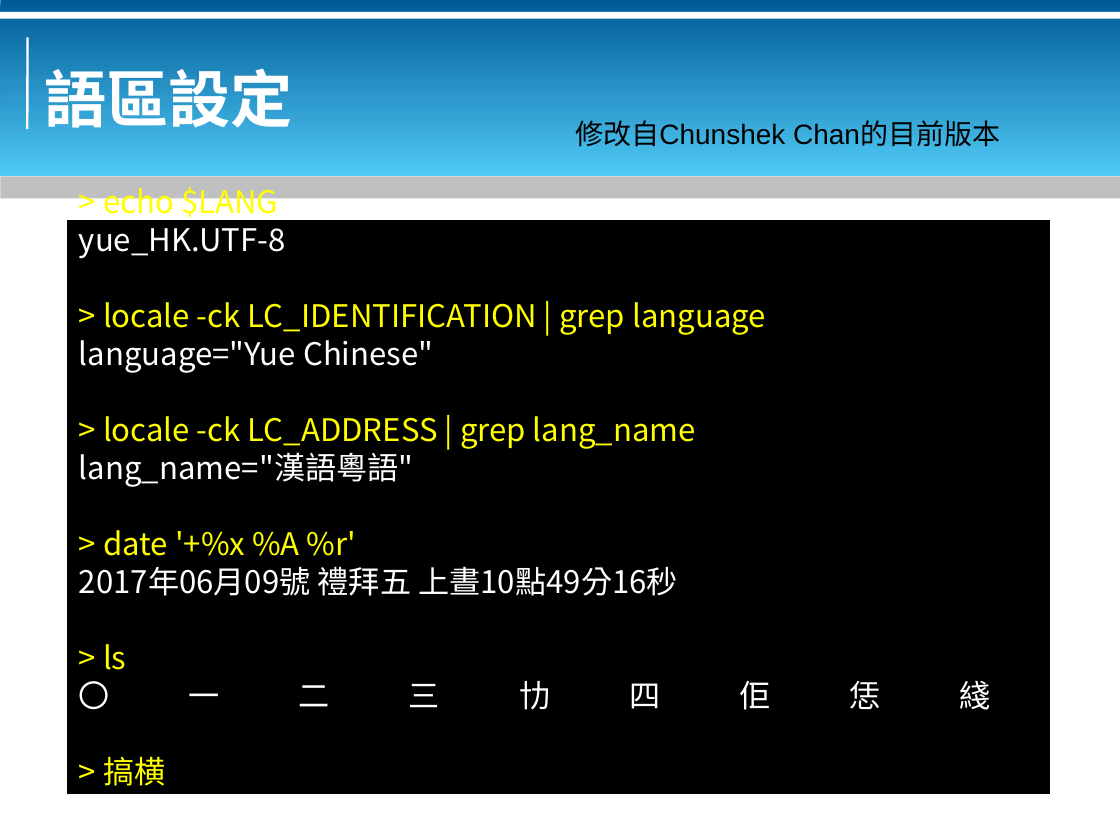
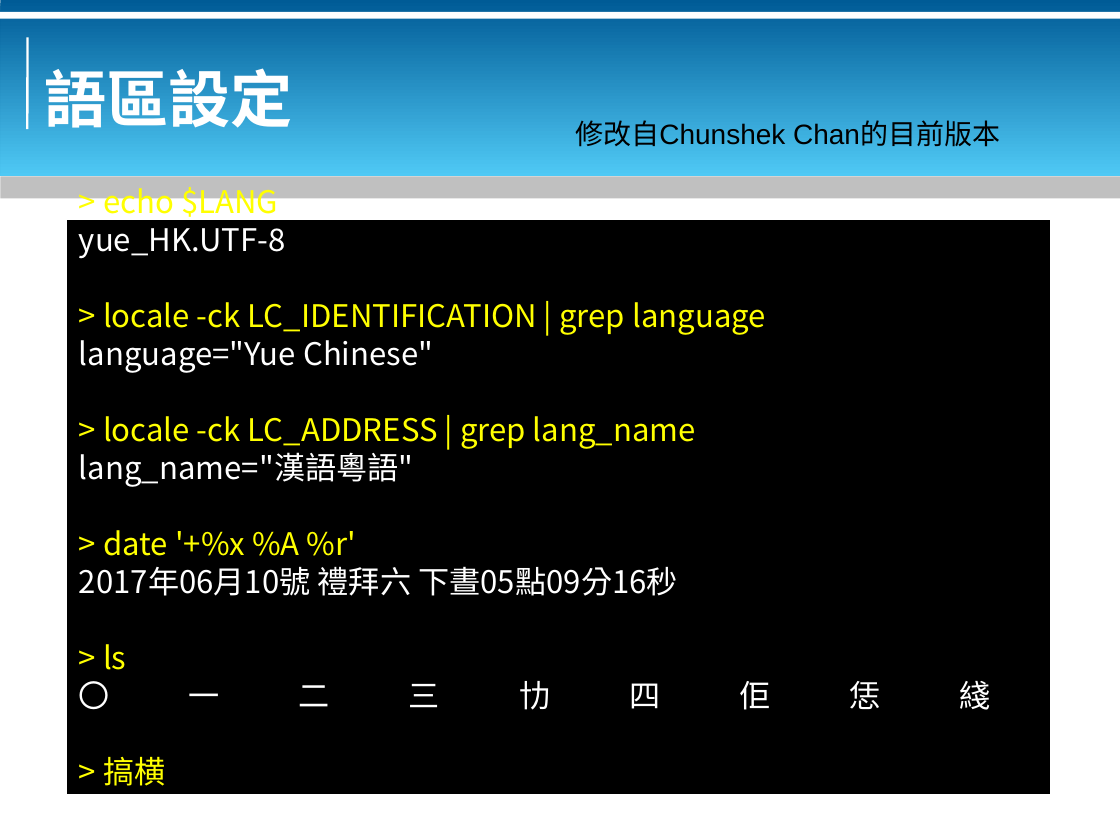
Before and after one commit to bluebat/.presentations, a slide deck: slide 3 of look-at-yue-desktop.odp. Drawn at 1120x840 pixels with LibreOffice and Linux fonts; fonts in the diff are those of the drawing; background and template pictures are left out. Boxes give left, top, right and bottom in pixels: in the first picture for what was removed or moved away, otherwise in the second. Text is boxed around its words. In the diff, an @@ line names an element or a change of style, - is before the commit and + after.

```diff
--- a/look-at-yue-desktop.odp
+++ b/look-at-yue-desktop.odp
@@ text in rectangle at (79,566,678,596): text changed @@
-2017年06月09號 禮拜五 上晝10點49分16秒
+2017年06月10號 禮拜六 下晝05點09分16秒
```
Also in this commit, not shown: 8 other slides changed, 2 other files.
